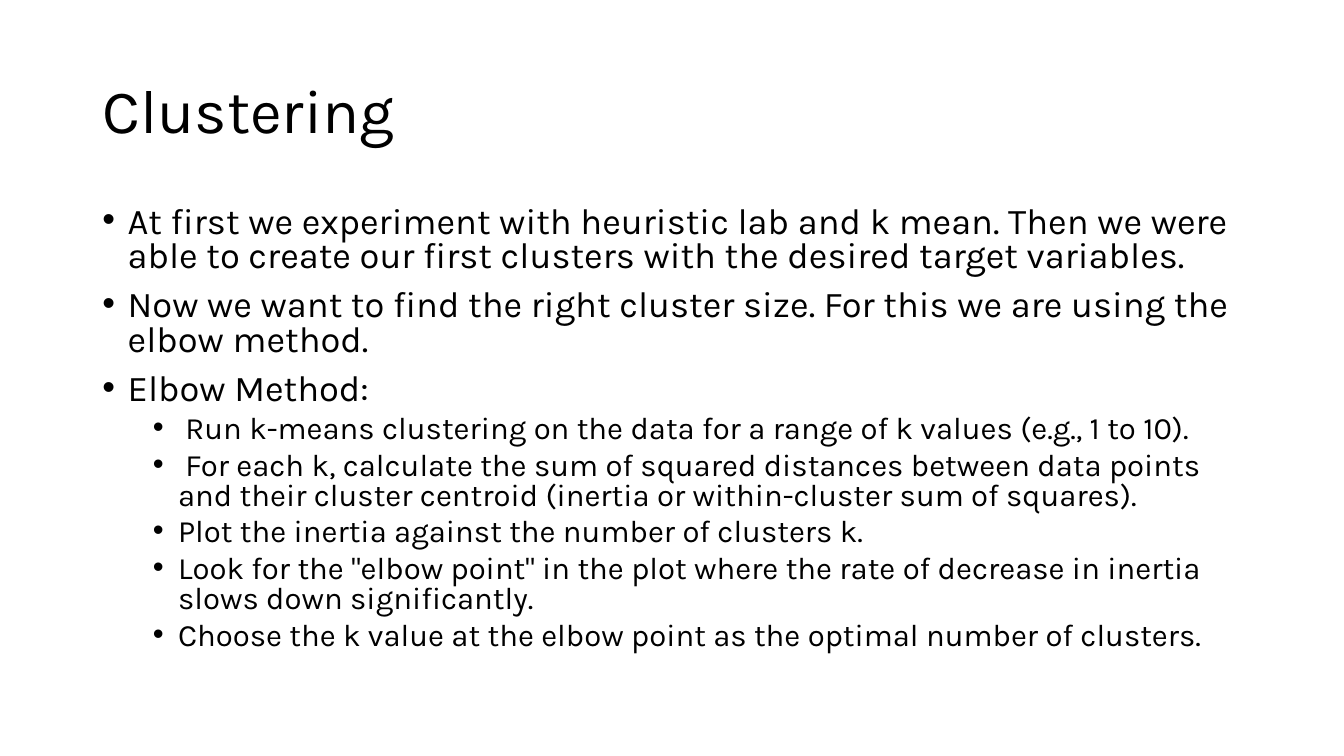
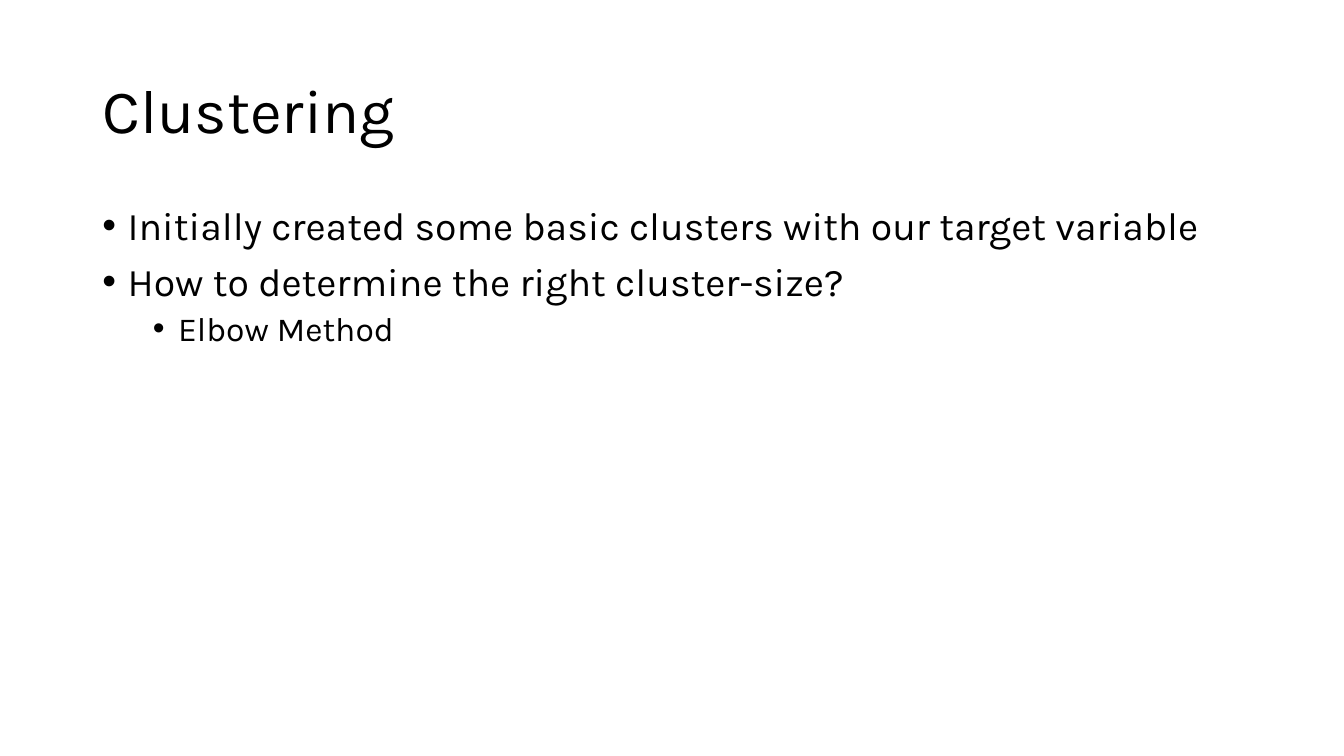
Before and after one commit to XaverB/dmml-beer, a slide deck: slide 5 of presentation/Beer.pptx. Drawn at 1344x756 pixels with LibreOffice and Linux fonts; fonts in the diff are those of the drawing. Boxes give left, top, right and bottom in pixels: in the first picture for what was removed or moved away, otherwise in the second. Text is boxed around its words. In the diff, an @@ line names an element or a change of style, - is before the commit and + after.

Commit message:
presentation modified

```diff
--- a/presentation/Beer.pptx
+++ b/presentation/Beer.pptx
@@ text at (128,213,1198,342): text changed; size 22.2 to 28 pt @@
-• At first we experiment with heuristic lab and k mean. Then we were able to create our first clusters with the desired target variables.
-• Now we want to find the right cluster size. For this we are using the elbow method.
-• Elbow Method:
-  • Run k-means clustering on the data for a range of k values (e.g., 1 to 10).
-  • For each k, calculate the sum of squared distances between data points and their cluster centroid (inertia or within-cluster sum of squares).
-  • Plot the inertia against the number of clusters k.
-  • Look for the "elbow point" in the plot where the rate of decrease in inertia slows down significantly.
-  • Choose the k value at the elbow point as the optimal number of clusters.
+• Initially created some basic clusters with our target variable
+• How to determine the right cluster-size?
+  • Elbow Method
```
Also in this commit, not shown: 7 other slides changed.
